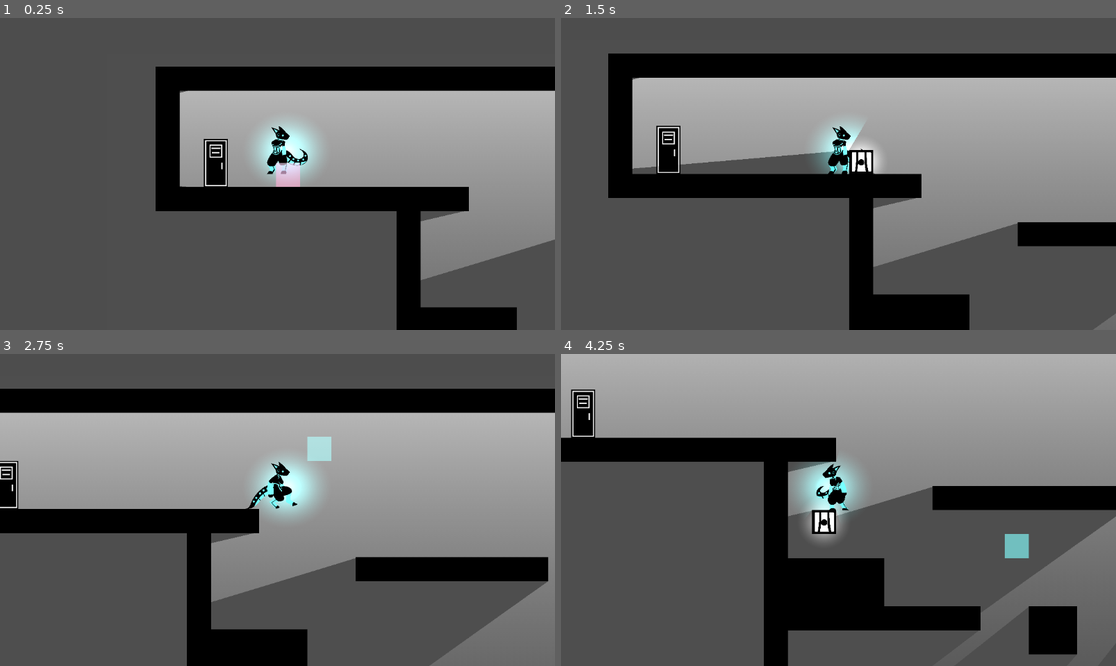
Above: before the commit, frames 1-4 (two rows, left to right).
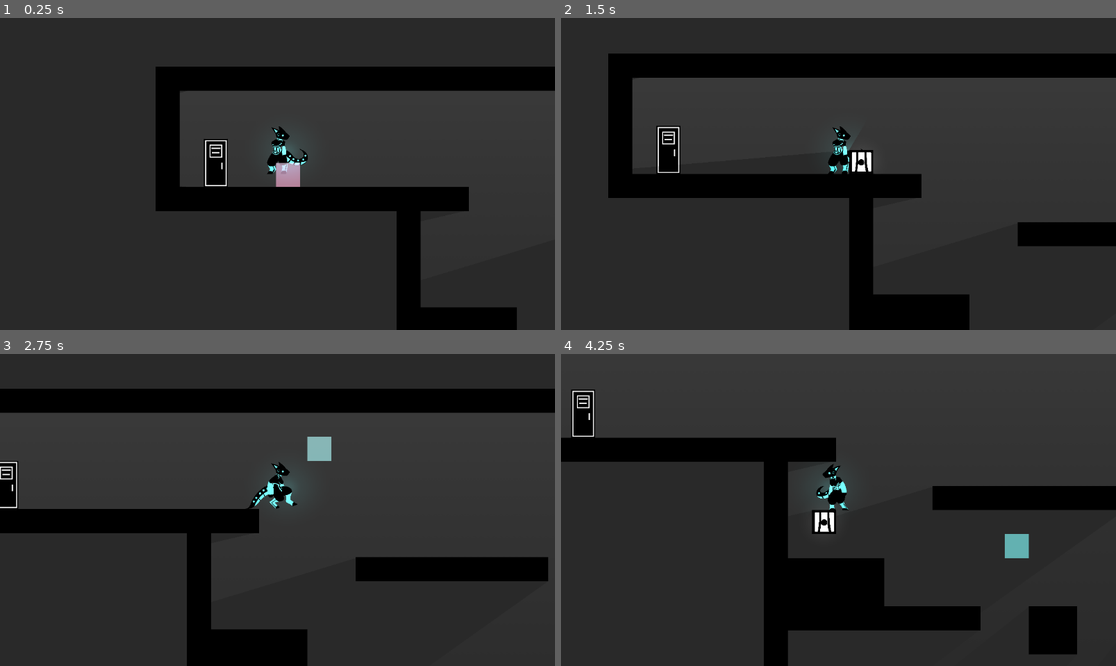
Above: after the commit, the same moments.

Repository: scales-in-git/TeamTime
Game: Godot game, scene res://Scenes/Levels/Ethan's Levels/Level03.tscn
Same seed, same stepped clock (60 frames per second), same inputs: the game is played once before the commit and once after it. This scene is started directly instead of the project's main scene.
Inputs (mouse positions are in pixels of both pictures, inside the frame that each line leads up to):
- Up to frame 1 (0.25 s): no input
- Up to frame 2 (1.5 s): tap Enter (ui_accept) at 0.5 s; move the mouse to (960, 158) at 0.52 s; hold D (player_right) 0.53-1.28 s; hold Right mouse button (player_block_delete) 0.53-1.28 s; click (960, 158) at 0.67 s; tap Space (player_jump) at 0.77 s; move the mouse to (727, 189) at 1.27 s; hold S from 1.28 s (still down); click (727, 189) at 1.35 s
- Up to frame 3 (2.75 s): tap Space (player_jump) at 1.52 s; move the mouse to (333, 441) at 2.02 s; release S at 2.03 s; hold D (player_right) from 2.03 s (still down); hold Q (player_delete_all) from 2.03 s (still down)
- Up to frame 4 (4.25 s): move the mouse to (810, 572) at 2.77 s; release D (player_right) at 2.78 s; release Q (player_delete_all) at 2.78 s; hold W (player_up) 2.78-3.53 s; tap E (player_interact) at 2.85 s; click (810, 572) at 2.92 s; tap Space (player_jump) at 3.02, 3.77 s; move the mouse to (1005, 556) at 3.52 s; hold A (player_left) from 3.53 s (still down); hold F from 3.53 s (still down)

The runs differ from the first frame. In frame 1, 85% of the frame differs, in the area x 0-100%, y 0-100%; in frame 2, 81%; in frame 3, 81%; in frame 4, 82%.

Commit message:
up to level 6 with stolen

Diff:
--- a/Scenes/Levels/Ethan's Levels/Level03.tscn
+++ b/Scenes/Levels/Ethan's Levels/Level03.tscn
@@ -1,10 +1,11 @@
-[gd_scene load_steps=10 format=4 uid="uid://bcfnkhkw0vnn4"]
+[gd_scene load_steps=11 format=4 uid="uid://bcfnkhkw0vnn4"]
 
 [ext_resource type="TileSet" uid="uid://7ewkkcpem306" path="res://tiles/TileTests.tres" id="1_ukba0"]
 [ext_resource type="Texture2D" uid="uid://bdm5eipd1m8bw" path="res://Glow.png" id="2_nraoy"]
 [ext_resource type="Texture2D" uid="uid://3hurbwdo1xm0" path="res://SquareGlow.png" id="3_60nfe"]
 [ext_resource type="PackedScene" uid="uid://v042n0qyld7u" path="res://Scenes/Mechanics/Entrance/InstantEntrance/InstantEntrance.tscn" id="4_1t3h6"]
 [ext_resource type="PackedScene" uid="uid://jhjkr5mcfjhg" path="res://Scenes/Mechanics/DeathPit/DeathPit.tscn" id="5_788rk"]
+[ext_resource type="PackedScene" uid="uid://b1m643ns0nwm6" path="res://Scenes/Mechanics/EvilStolen/stolen.tscn" id="5_nraoy"]
 [ext_resource type="PackedScene" uid="uid://dxb7l54dt8jih" path="res://Scenes/Mechanics/EvilCamera/EvilCamera.tscn" id="6_ocvcq"]
 [ext_resource type="PackedScene" uid="uid://dnp68bg7x5xqw" path="res://Scenes/Mechanics/Exit/WalkingExit/WalkingExit.tscn" id="7_uprxt"]
 [ext_resource type="PackedScene" uid="uid://yhp7gr6fmrn5" path="res://Scenes/Mechanics/Exit/InstantExit/InstantExit.tscn" id="8_6ebb4"]
@@ -70,6 +71,12 @@
 
 [node name="Enemies" type="Node2D" parent="Ignores BaseDarkness"]
 
+[node name="Stolen" parent="Ignores BaseDarkness/Enemies" instance=ExtResource("5_nraoy")]
+position = Vector2(6923, -203)
+
+[node name="Stolen2" parent="Ignores BaseDarkness/Enemies" instance=ExtResource("5_nraoy")]
+position = Vector2(6193, 2583)
+
 [node name="Enviromental" type="Node2D" parent="Ignores BaseDarkness/Enemies"]
 
 [node name="DeathPit" parent="Ignores BaseDarkness/Enemies/Enviromental" instance=ExtResource("5_788rk")]
--- a/Scenes/Levels/Ethan's Levels/Level06.tscn
+++ b/Scenes/Levels/Ethan's Levels/Level06.tscn
@@ -1,6 +1,7 @@
-[gd_scene load_steps=10 format=4 uid="uid://pxmgaw6idvuw"]
+[gd_scene load_steps=11 format=4 uid="uid://pxmgaw6idvuw"]
 
 [ext_resource type="TileSet" uid="uid://7ewkkcpem306" path="res://tiles/TileTests.tres" id="1_et0n6"]
+[ext_resource type="Script" uid="uid://dtf6m307vynsn" path="res://Scenes/Mechanics/EvilCamera/Switch.gd" id="1_gqhcs"]
 [ext_resource type="Texture2D" uid="uid://bdm5eipd1m8bw" path="res://Glow.png" id="2_fdvsl"]
 [ext_resource type="Texture2D" uid="uid://3hurbwdo1xm0" path="res://SquareGlow.png" id="3_qgvtg"]
 [ext_resource type="PackedScene" uid="uid://v042n0qyld7u" path="res://Scenes/Mechanics/Entrance/InstantEntrance/InstantEntrance.tscn" id="4_nvxpw"]
@@ -13,6 +14,7 @@
 size = Vector2(4356, 499)
 
 [node name="LevelTemplate" type="Node2D"]
+script = ExtResource("1_gqhcs")
 
 [node name="BaseDarkness" type="CanvasModulate" parent="."]
 color = Color(0.306923, 0.306923, 0.306923, 1)
--- a/Scenes/Mechanics/EvilStolen/stolen.tscn
+++ b/Scenes/Mechanics/EvilStolen/stolen.tscn
@@ -145,6 +145,48 @@
 "transitions": PackedFloat32Array(1),
 "update": 1,
 "values": [0]
+}
+
+[sub_resource type="Animation" id="Animation_0x41i"]
+resource_name = "Search"
+length = 4.28573
+loop_mode = 1
+step = 0.142857
+tracks/0/type = "value"
+tracks/0/imported = false
+tracks/0/enabled = true
+tracks/0/path = NodePath("Sprite:animation")
+tracks/0/interp = 1
+tracks/0/loop_wrap = true
+tracks/0/keys = {
+"times": PackedFloat32Array(0, 0.714286, 2.85714),
+"transitions": PackedFloat32Array(1, 1, 1),
+"update": 1,
+"values": [&"default", &"Look_Down", &"Look_Left"]
+}
+tracks/1/type = "value"
+tracks/1/imported = false
+tracks/1/enabled = true
+tracks/1/path = NodePath("Sprite/SearchLight:position")
+tracks/1/interp = 1
+tracks/1/loop_wrap = true
+tracks/1/keys = {
+"times": PackedFloat32Array(0, 0.714286, 2.85714),
+"transitions": PackedFloat32Array(1, 1, 1),
+"update": 1,
+"values": [Vector2(31.855, -188.889), Vector2(22.2222, -177.778), Vector2(31.855, -188.889)]
+}
+tracks/2/type = "value"
+tracks/2/imported = false
+tracks/2/enabled = true
+tracks/2/path = NodePath("Sprite/SearchLight:rotation")
+tracks/2/interp = 1
+tracks/2/loop_wrap = true
+tracks/2/keys = {
+"times": PackedFloat32Array(0, 0.714286, 2.85711),
+"transitions": PackedFloat32Array(1, 1, 1),
+"update": 1,
+"values": [0.0, 1.5708, 3.14159]
 }
 
 [sub_resource type="Animation" id="Animation_acv6x"]
@@ -201,48 +243,6 @@
 "values": [0.0]
 }
 
-[sub_resource type="Animation" id="Animation_0x41i"]
-resource_name = "Search"
-length = 4.28573
-loop_mode = 1
-step = 0.142857
-tracks/0/type = "value"
-tracks/0/imported = false
-tracks/0/enabled = true
-tracks/0/path = NodePath("Sprite:animation")
-tracks/0/interp = 1
-tracks/0/loop_wrap = true
-tracks/0/keys = {
-"times": PackedFloat32Array(0, 0.714286, 2.85714),
-"transitions": PackedFloat32Array(1, 1, 1),
-"update": 1,
-"values": [&"default", &"Look_Down", &"Look_Left"]
-}
-tracks/1/type = "value"
-tracks/1/imported = false
-tracks/1/enabled = true
-tracks/1/path = NodePath("Sprite/SearchLight:position")
-tracks/1/interp = 1
-tracks/1/loop_wrap = true
-tracks/1/keys = {
-"times": PackedFloat32Array(0, 0.714286, 2.85714),
-"transitions": PackedFloat32Array(1, 1, 1),
-"update": 1,
-"values": [Vector2(31.855, -188.889), Vector2(22.2222, -177.778), Vector2(31.855, -188.889)]
-}
-tracks/2/type = "value"
-tracks/2/imported = false
-tracks/2/enabled = true
-tracks/2/path = NodePath("Sprite/SearchLight:rotation")
-tracks/2/interp = 1
-tracks/2/loop_wrap = true
-tracks/2/keys = {
-"times": PackedFloat32Array(0, 0.714286, 2.85711),
-"transitions": PackedFloat32Array(1, 1, 1),
-"update": 1,
-"values": [0.0, 1.5708, 3.14159]
-}
-
 [sub_resource type="AnimationLibrary" id="AnimationLibrary_0x41i"]
 _data = {
 &"RESET": SubResource("Animation_chtrd"),
--- a/Scenes/Mechanics/Switch/Switch.tscn
+++ b/Scenes/Mechanics/Switch/Switch.tscn
@@ -1,7 +1,7 @@
 [gd_scene load_steps=6 format=3 uid="uid://brsai7op34w2q"]
 
 [ext_resource type="PackedScene" uid="uid://2asc1fqa7g23" path="res://Scenes/Utility/GenericInteractive.tscn" id="1_kw4m3"]
-[ext_resource type="Script" uid="uid://dtf6m307vynsn" path="res://Scenes/Mechanics/Switch/Switch.gd" id="1_uoihx"]
+[ext_resource type="Script" uid="uid://dtf6m307vynsn" path="res://Scenes/Mechanics/EvilCamera/Switch.gd" id="1_uoihx"]
 [ext_resource type="Texture2D" uid="uid://dn1dc4r1blln2" path="res://tiles/SwitchSprite.png" id="2_85r2c"]
 [ext_resource type="Texture2D" uid="uid://c81hu0jr76v8g" path="res://RectGlow.png" id="3_a2llh"]
 
Renamed: Scenes/Mechanics/Switch/Switch.gd -> Scenes/Mechanics/EvilCamera/Switch.gd
Renamed: Scenes/Mechanics/Switch/Switch.gd.uid -> Scenes/Mechanics/EvilCamera/Switch.gd.uid
